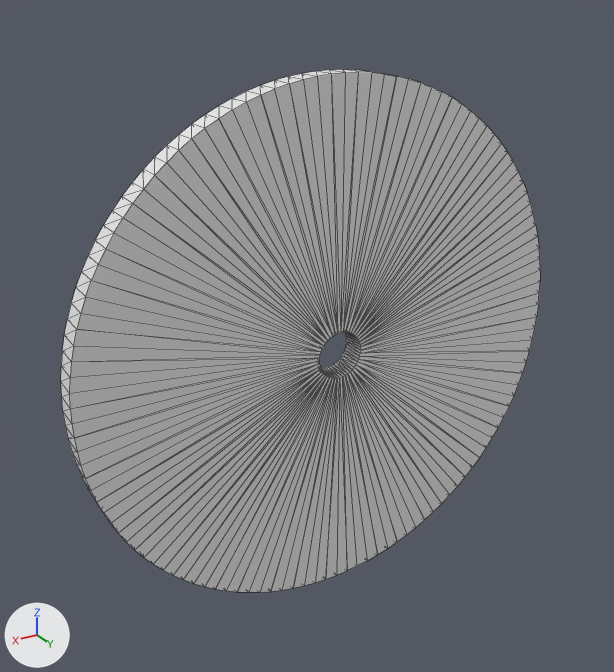
The OBJ model DemoAssets/planetary_gear/assets/carrier.obj, before and after one commit.
Camera for both pictures: a 50 mm camera at (74.0, 112.2, 61.2) aimed at (1.5, -8.8, 0.8). The axes (+X, +Y, +Z) are drawn at lower left. The lights are the same throughout. The picture after the commit comes second. Mesh edges are drawn as thin lines. Where no turn or scale is listed for an object, it has been applied to the vertices.

In view in the first picture: 'OpenSCAD_Model'.
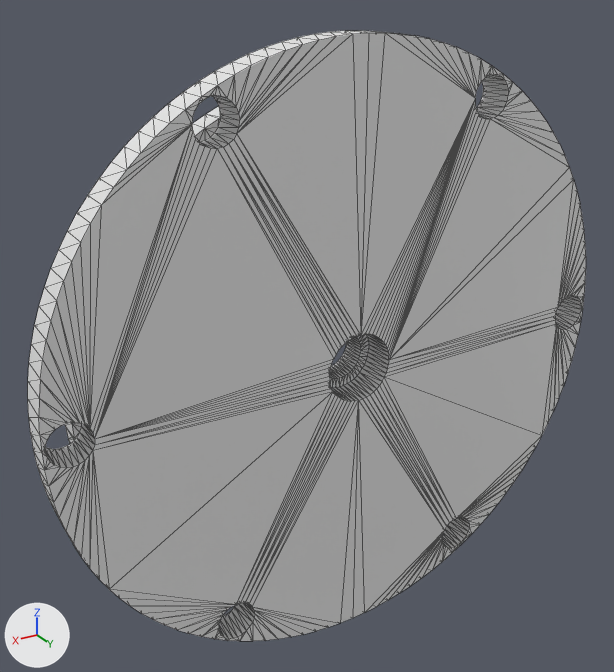
Location of each change, [x1, y1, x2, y2] in pixels of the pictures (614 x 672 px):
'OpenSCAD_Model', reshaped (16% wider, 17% taller)
    before: [61, 69, 540, 592]
    after: [28, 30, 586, 641]
part 1 of me_openscad_model, added
    after: [28, 30, 586, 641]

The change, as a diff of the scene's bpy script:
```diff
--- a/DemoAssets/planetary_gear/assets/carrier.obj.py
+++ b/DemoAssets/planetary_gear/assets/carrier.obj.py
@@ me_openscad_model @@
 # used by ob_openscad_model
-me_openscad_model.from_pydata(...)  # 624 vertices, 1248 faces; spans x -47.0..47.0, y -21.0..0.0, z -47.0..47.0
+me_openscad_model.from_pydata(...)  # 1260 vertices, 2544 faces; spans x -53.0..53.0, y -21.0..6.0, z -53.0..53.0
+# me_openscad_model part 1: 636 vertices added at x -53.0..53.0, y 0.0..6.0, z -53.0..53.0
```
